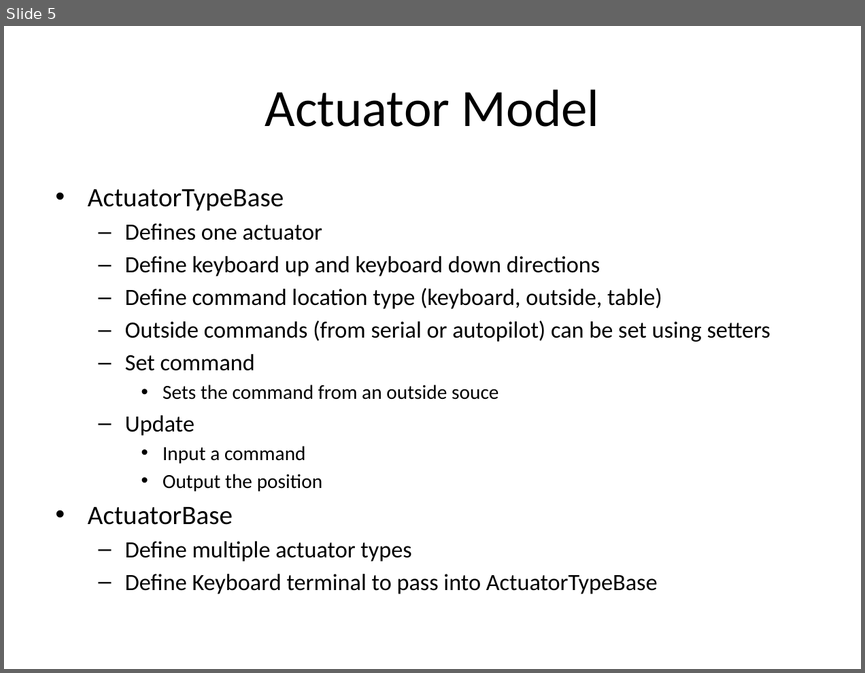
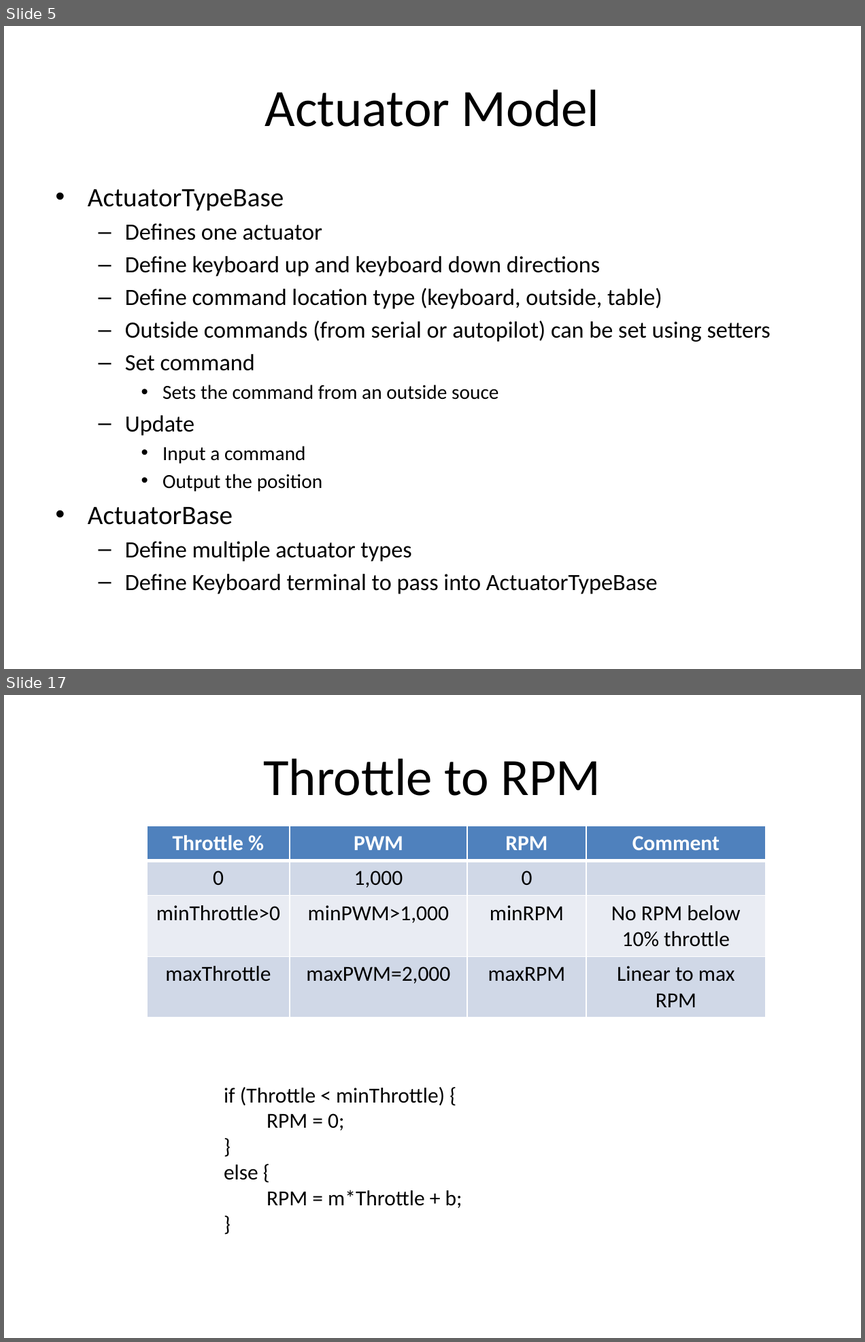
Before and after one commit to malex2/Cpp-Aircraft-Simulation, a slide deck: Simulation Outline.pptx. Shown one above the other, each under a label of ours: slide 5 before the commit, slides 5 and 17 after it; the slides between them are not shown. The pictures are 865x673 and 865x1342 pixels, drawn with LibreOffice and Linux fonts; fonts in the diff are those of the drawing. Boxes give left, top, right and bottom in pixels: in the first picture for what was removed or moved away, otherwise in the second. Text is boxed around its words. In the diff, an @@ line names an element or a change of style, - is before the commit and + after.

```diff
--- a/Simulation Outline.pptx
+++ b/Simulation Outline.pptx
@@ slide 17 added at [4,695,861,1338], background #FFFFFF @@
@@ title added at [263,758,600,796], 44 pt, text #000000 @@
+Throttle to RPM
@@ table added at [147,826,766,1015], 4 rows, 4 columns @@
+Throttle % | PWM | RPM | Comment
+0 | 1,000 | 0 | 
+minThrottle>0 | minPWM>1,000 | minRPM | No RPM below 10% throttle
+maxThrottle | maxPWM=2,000 | maxRPM | Linear to max RPM
@@ text added at [224,1087,462,1208], 18 pt, text #000000 @@
+if (Throttle < minThrottle) {
+RPM = 0;
+}
+else {
+RPM = m*Throttle + b;
+}
```
Also in this commit, not shown: 23 other slides added, 29 other files.
